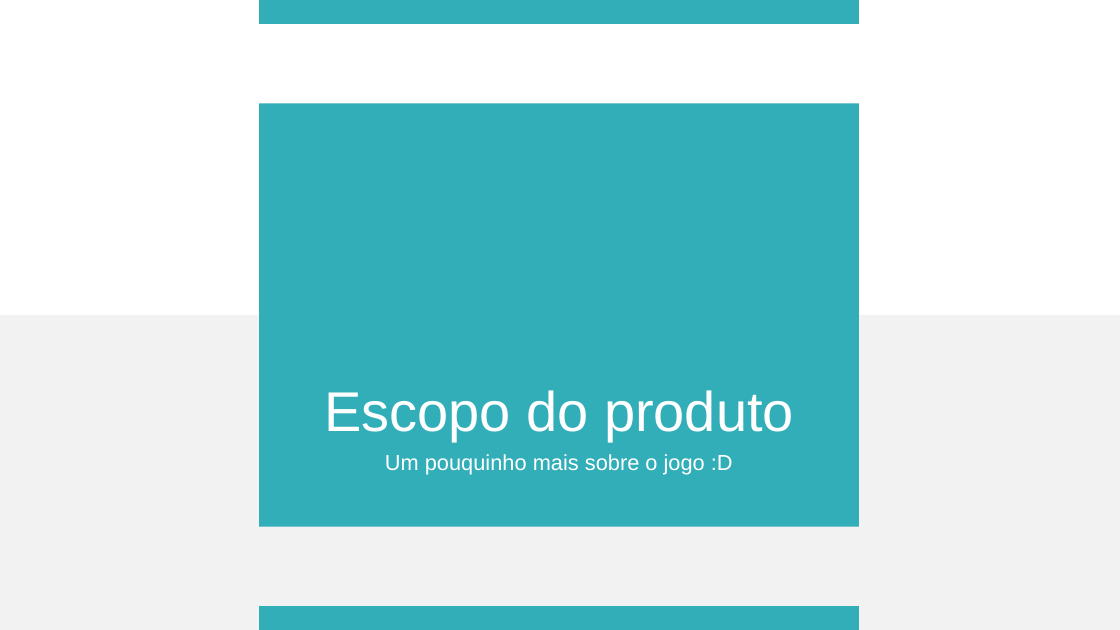
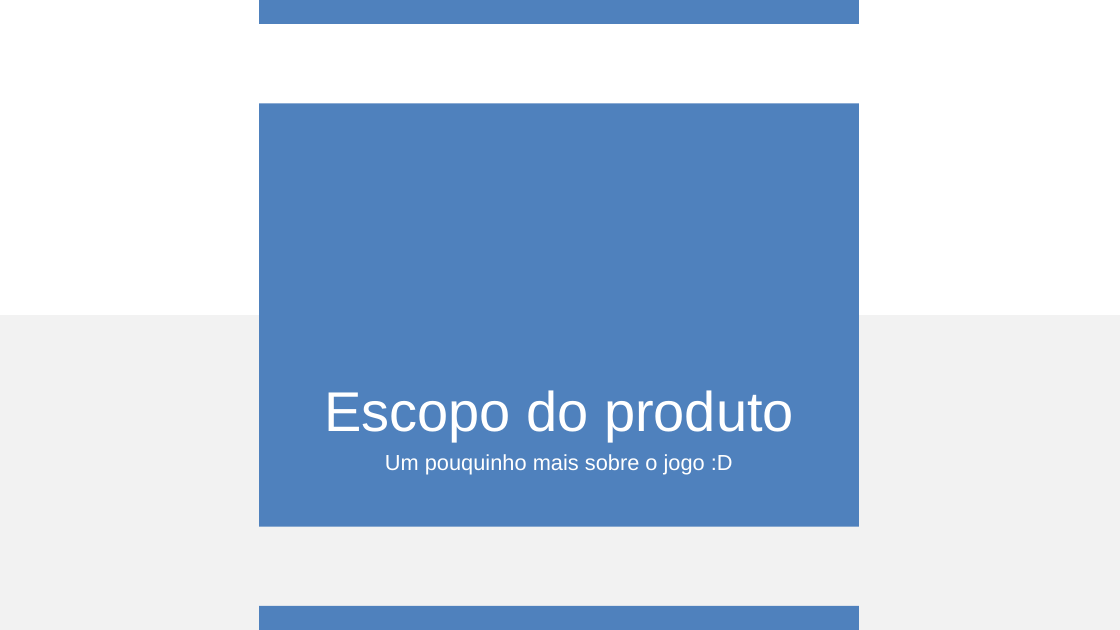
Before and after one commit to marcosousa-uff/Rummikuff, a slide deck: slide 2 of Arquivos de gestão/Primeira Apresentação/Primeira apresentação ES2.pptx. Drawn at 1120x630 pixels with LibreOffice and Linux fonts; fonts in the diff are those of the drawing; background and template pictures are left out. Boxes give left, top, right and bottom in pixels: in the first picture for what was removed or moved away, otherwise in the second. Text is boxed around its words. In the diff, an @@ line names an element or a change of style, - is before the commit and + after.

```diff
--- a/Arquivos de gestão/Primeira Apresentação/Primeira apresentação ES2.pptx
+++ b/Arquivos de gestão/Primeira Apresentação/Primeira apresentação ES2.pptx
@@ text "Escopo do produto" at (324, 390, 794, 441): less space between paragraphs @@
@@ text "Um pouquinho mais sobre o ..." at (385, 454, 733, 475): less space between paragraphs @@
@@ fill #32AEB8 to #4F81BD in 3 elements at (259, 103, 858, 526), (259, 0, 858, 24), (259, 606, 858, 629) @@
```
Also in this commit, not shown: 30 other slides changed.
